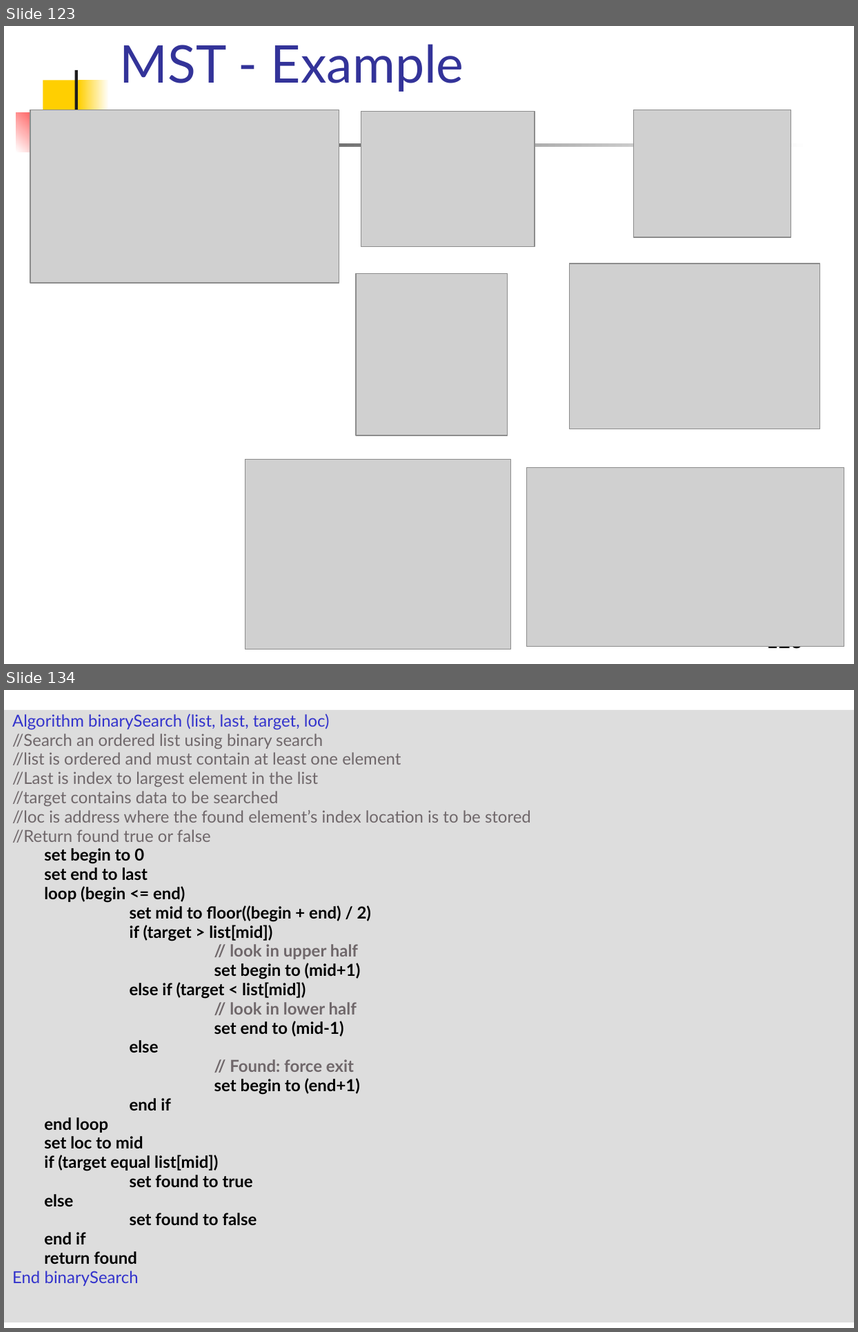
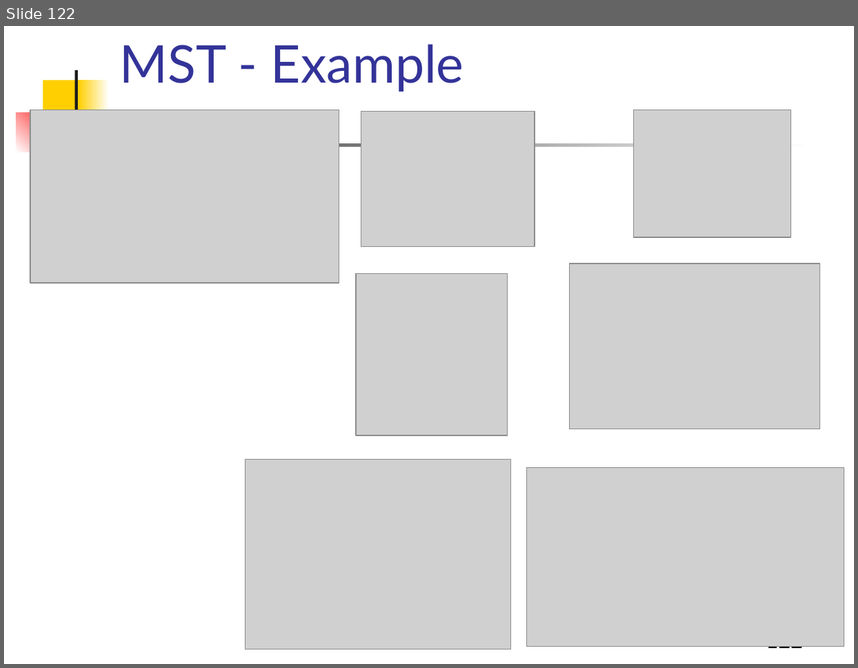
Before and after one commit to Aashishsharma/Learnings, a slide deck: DS and Algo/DS.pptx. Shown one above the other, each under a label of ours: slides 123 and 134 before the commit, slide 122 after it; the slides between them are not shown. The pictures are 858x1332 and 858x668 pixels, drawn with LibreOffice and Linux fonts; fonts in the diff are those of the drawing; grey boxes stand for pictures. Boxes give left, top, right and bottom in pixels: in the first picture for what was removed or moved away, otherwise in the second. Text is boxed around its words. In the diff, an @@ line names an element or a change of style, - is before the commit and + after.

```diff
--- a/DS and Algo/DS.pptx
+++ b/DS and Algo/DS.pptx
@@ slide 134 removed at (4, 690, 854, 1328), background #FFFFFF @@
@@ rectangle removed at (4, 709, 854, 1321) @@
-Algorithm binarySearch (list, last, target, loc)
-//Search an ordered list using binary search
-//list is ordered and must contain at least one element
-//Last is index to largest element in the list
-//target contains data to be searched
-//loc is address where the found element’s index location is to be stored
-//Return found true or false
-set begin to 0
-set end to last
-loop (begin <= end)
-set mid to floor((begin + end) / 2)
-if (target > list[mid])
-// look in upper half
-set begin to (mid+1)
-else if (target < list[mid])
-// look in lower half
-set end to (mid-1)
-else
-// Found: force exit
-set begin to (end+1)
-end if
-end loop
-set loc to mid
-if (target equal list[mid])
-set found to true
-else
-set found to false
-end if
-return found
-End binarySearch
@@ what was slide 123 is now slide 122 @@
@@ page number at (766, 646, 803, 652): text changed @@
-123
+122
```
Also in this commit, not shown: 2 slides changed, 71 other slides removed, 1 other file.
